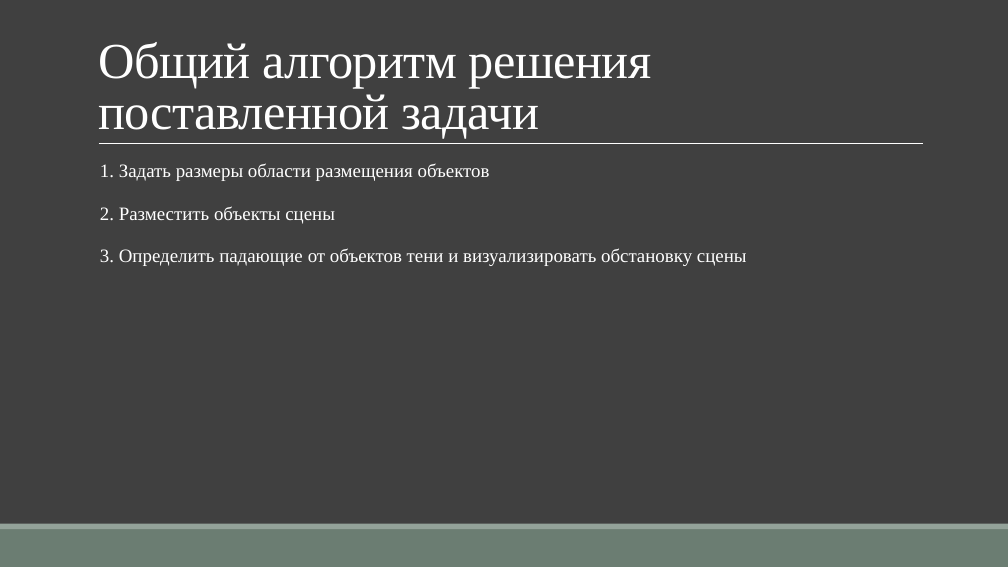
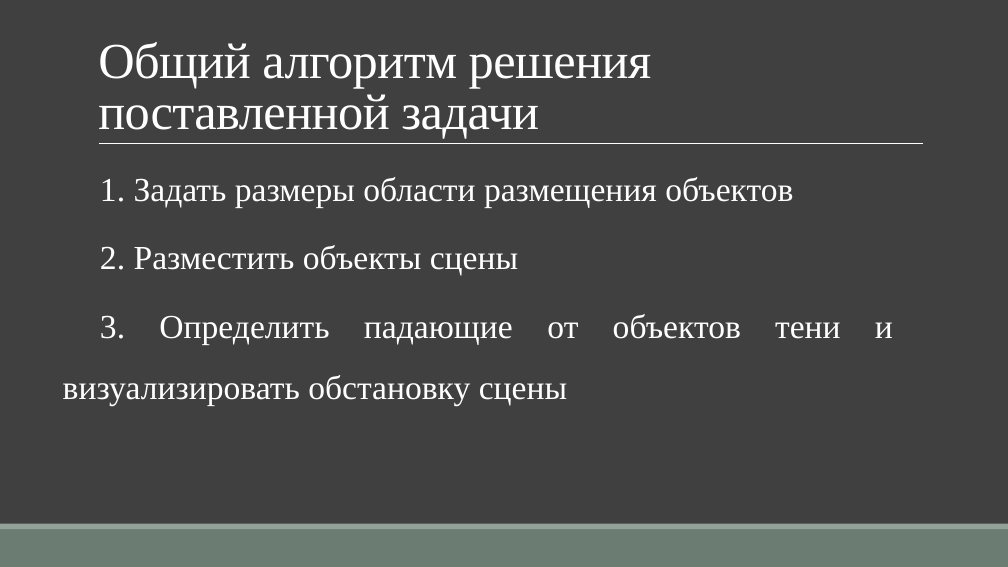
Before and after one commit to TheSawIsTheLaw/ComputerGraphicsCoursework, a slide deck: slide 6 of Presentation/CurseWorkYakuba.pptx. Drawn at 1008x567 pixels with LibreOffice and Linux fonts; fonts in the diff are those of the drawing. Boxes give left, top, right and bottom in pixels: in the first picture for what was removed or moved away, otherwise in the second. Text is boxed around its words. In the diff, an @@ line names an element or a change of style, - is before the commit and + after.

```diff
--- a/Presentation/CurseWorkYakuba.pptx
+++ b/Presentation/CurseWorkYakuba.pptx
@@ text "1. Задать размеры области размещения ..." at box(100, 177, 893, 345): size 18 to 32 pt @@
```
Also in this commit, not shown: 2 other slides changed, 2 other files.
